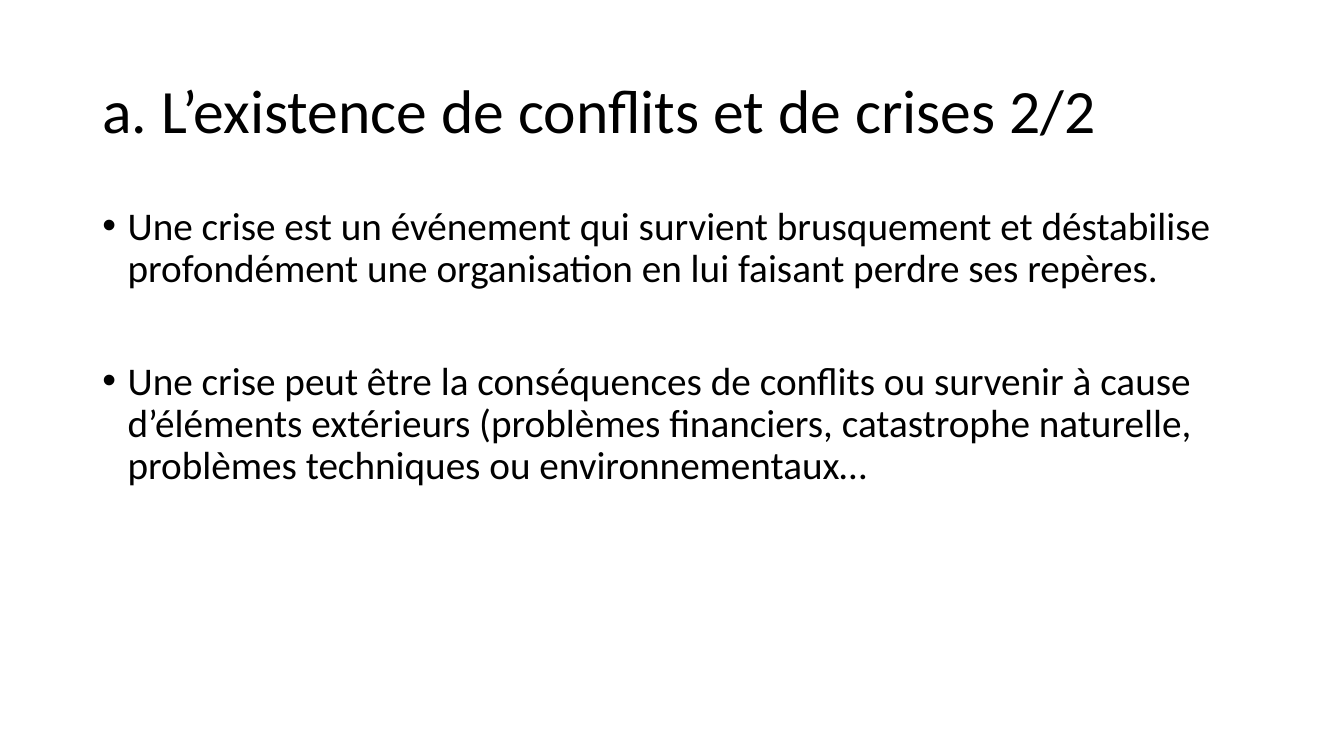
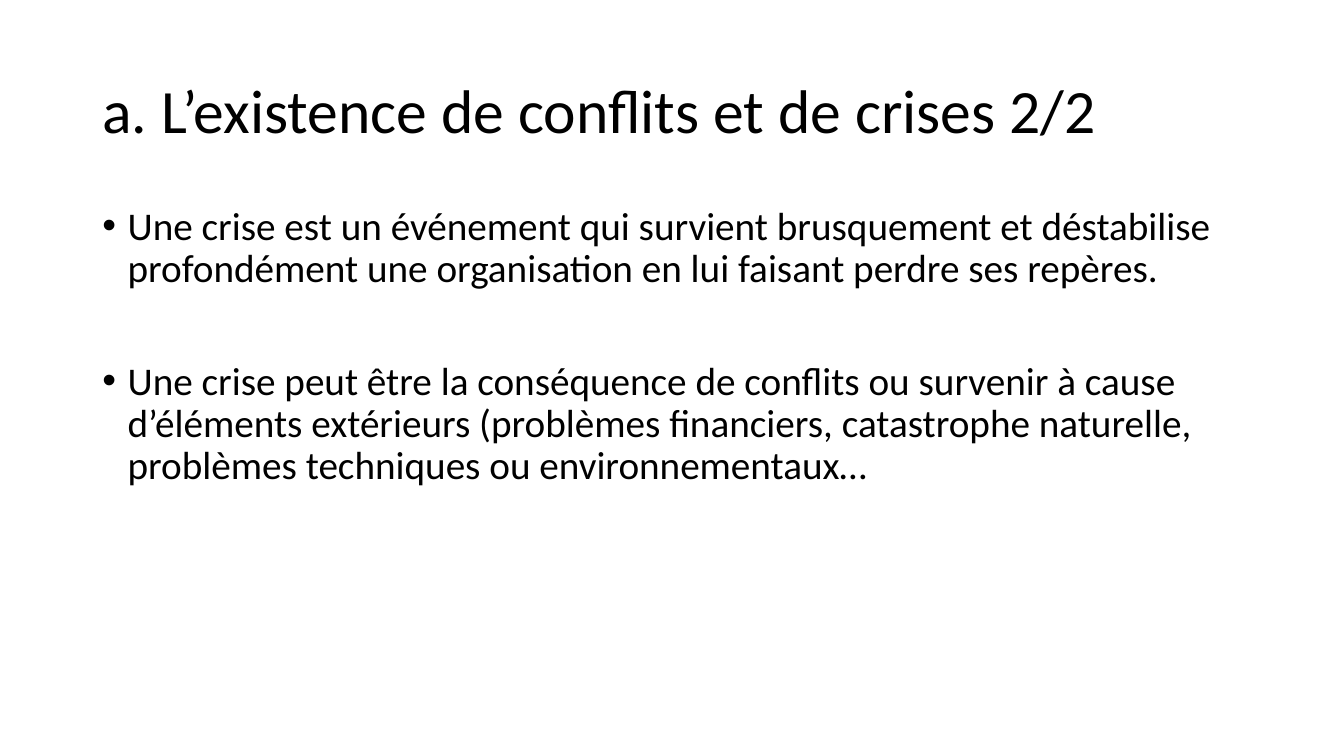
Before and after one commit to MaxMontouro/BUT_Info, a slide deck: slide 16 of Annee2/S3/R3_10_Gestion/CM3.pptx. Drawn at 1344x756 pixels with LibreOffice and Linux fonts; fonts in the diff are those of the drawing. Boxes give left, top, right and bottom in pixels: in the first picture for what was removed or moved away, otherwise in the second. Text is boxed around its words. In the diff, an @@ line names an element or a change of style, - is before the commit and + after.

```diff
--- a/Annee2/S3/R3_10_Gestion/CM3.pptx
+++ b/Annee2/S3/R3_10_Gestion/CM3.pptx
@@ text at (128, 367, 1191, 486): text changed @@
-• Une crise peut être la conséquences de conflits ou survenir à cause d’éléments extérieurs (problèmes financiers, catastrophe naturelle, problèmes techniques ou environnementaux…
+• Une crise peut être la conséquence de conflits ou survenir à cause d’éléments extérieurs (problèmes financiers, catastrophe naturelle, problèmes techniques ou environnementaux…
```
Also in this commit, not shown: 3 other slides changed, 16 other files.
